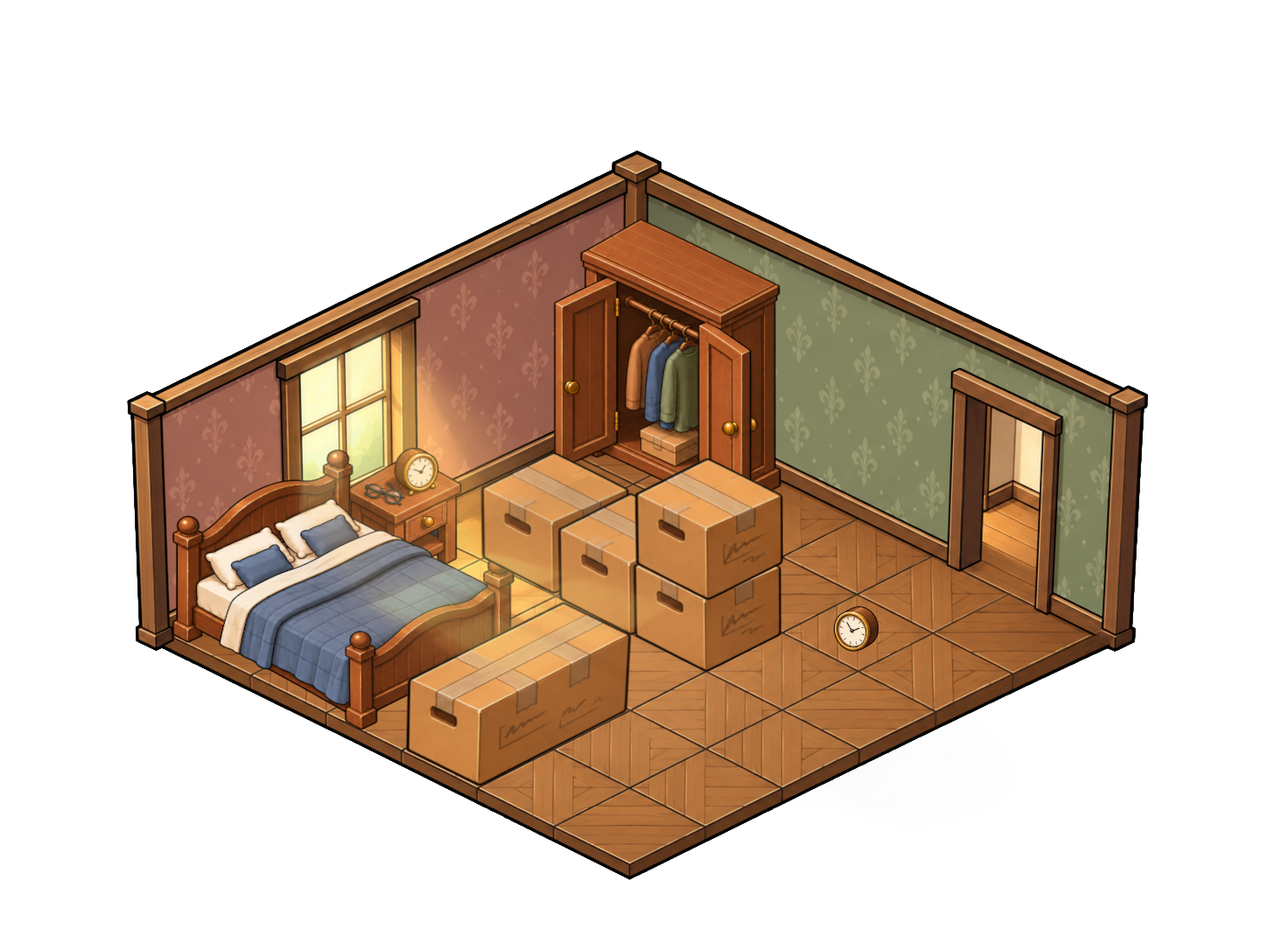
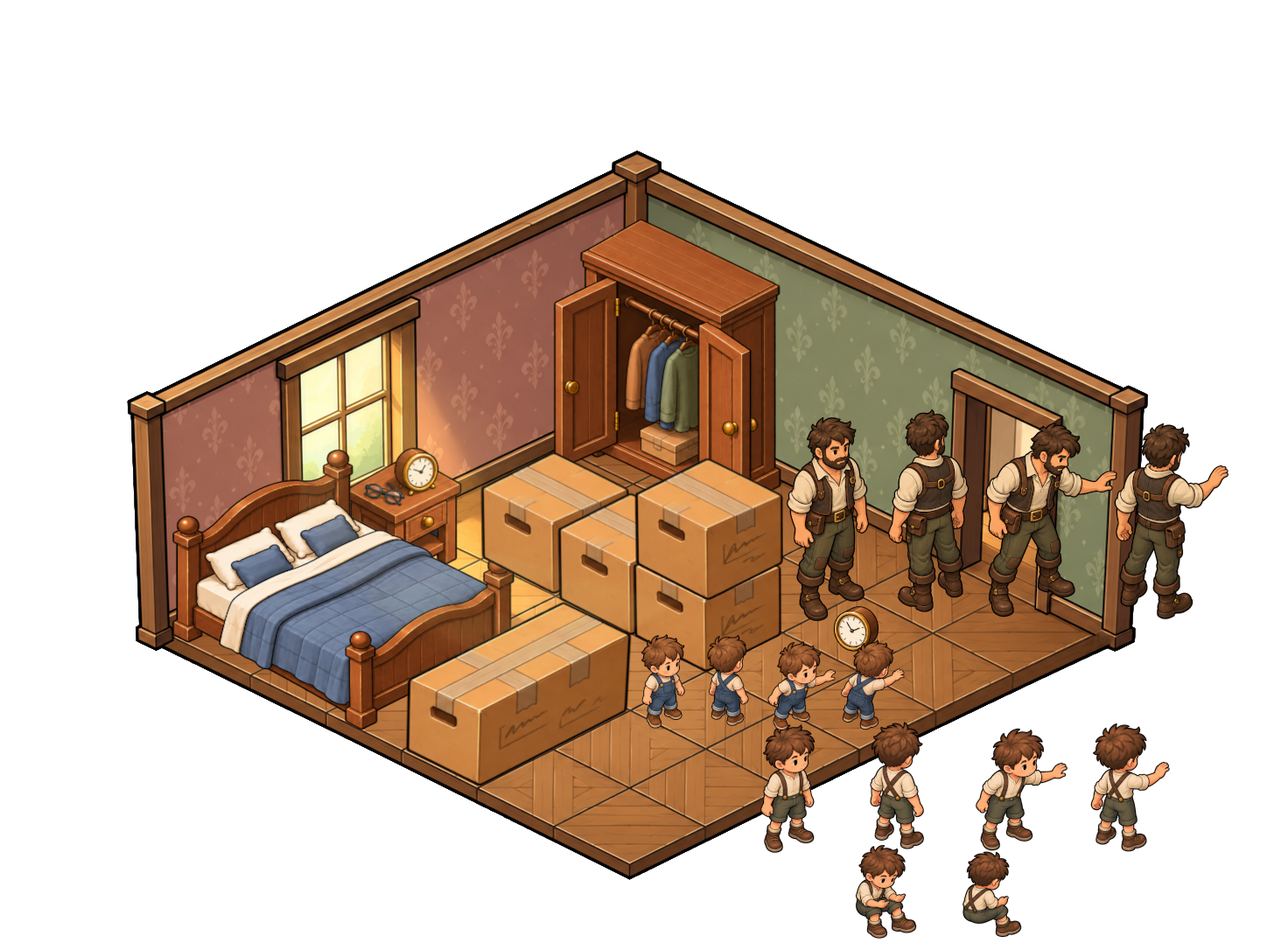
Layered file, before and after one edit (w=1267, h=950). Changes by layer:
added layer "gyerek 2" above "férfi 30" over (640, 634, 905, 742)
added layer "férfi 30" above "halo lightmap2.png" over (785, 409, 1229, 636)
"halo lightmap2.png": opacity 17% → 10% over (247, 300, 894, 781)
hid "halo_lightmap.png" over (237, 300, 1071, 877)
added layer "man10.png" above "halo_transf.png" over (759, 720, 1170, 939)
